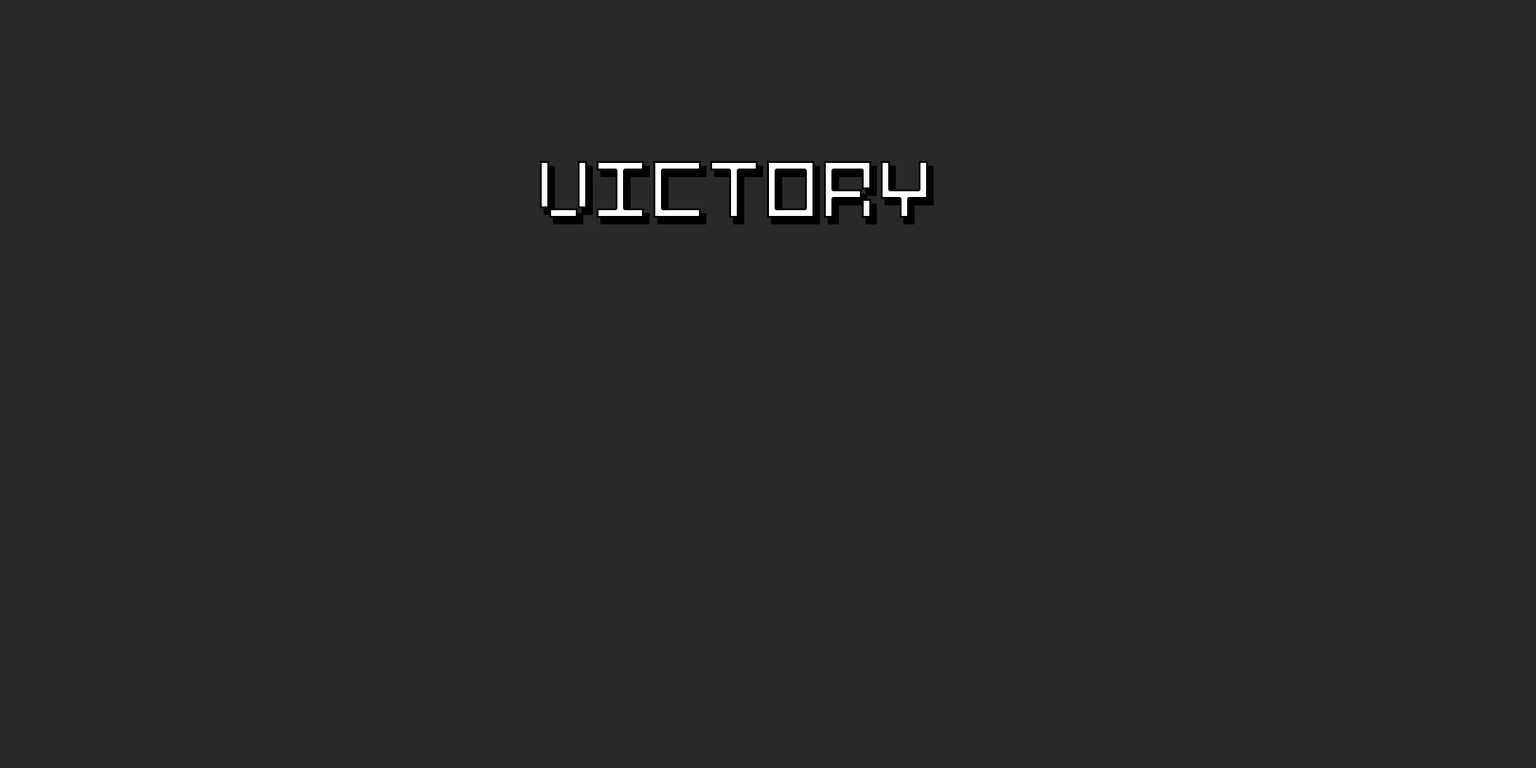
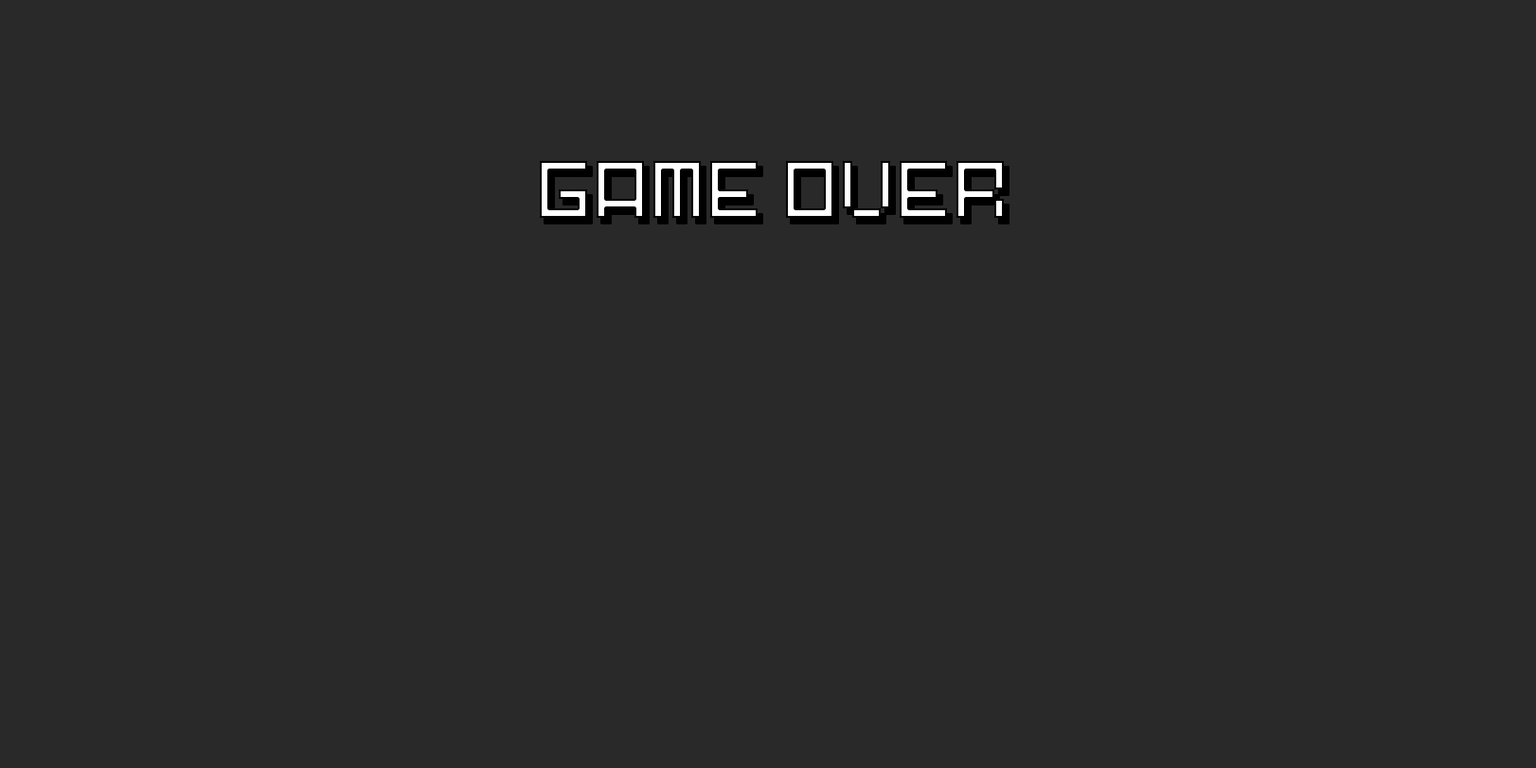
The second (1536, 768) image is a revision of the first. Changes to its layers:
added layer "GAME OVER" above "VICTORY" over [539,160,1004,218]
hid "VICTORY" over [539,160,928,218]
